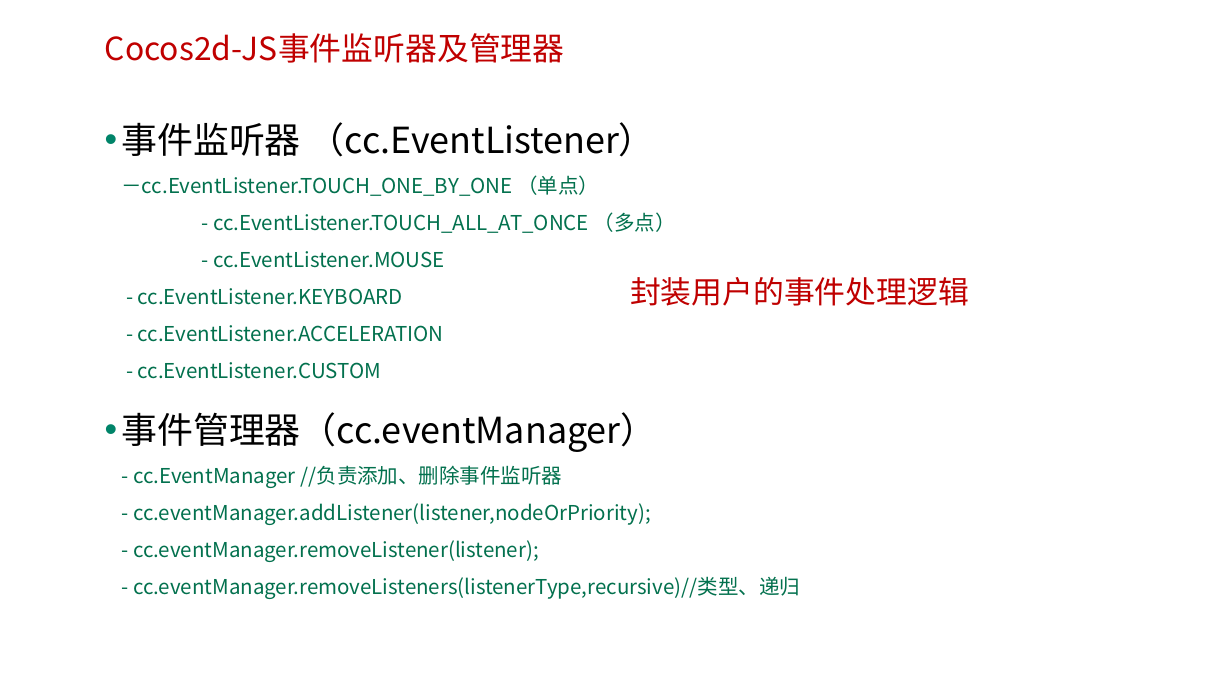
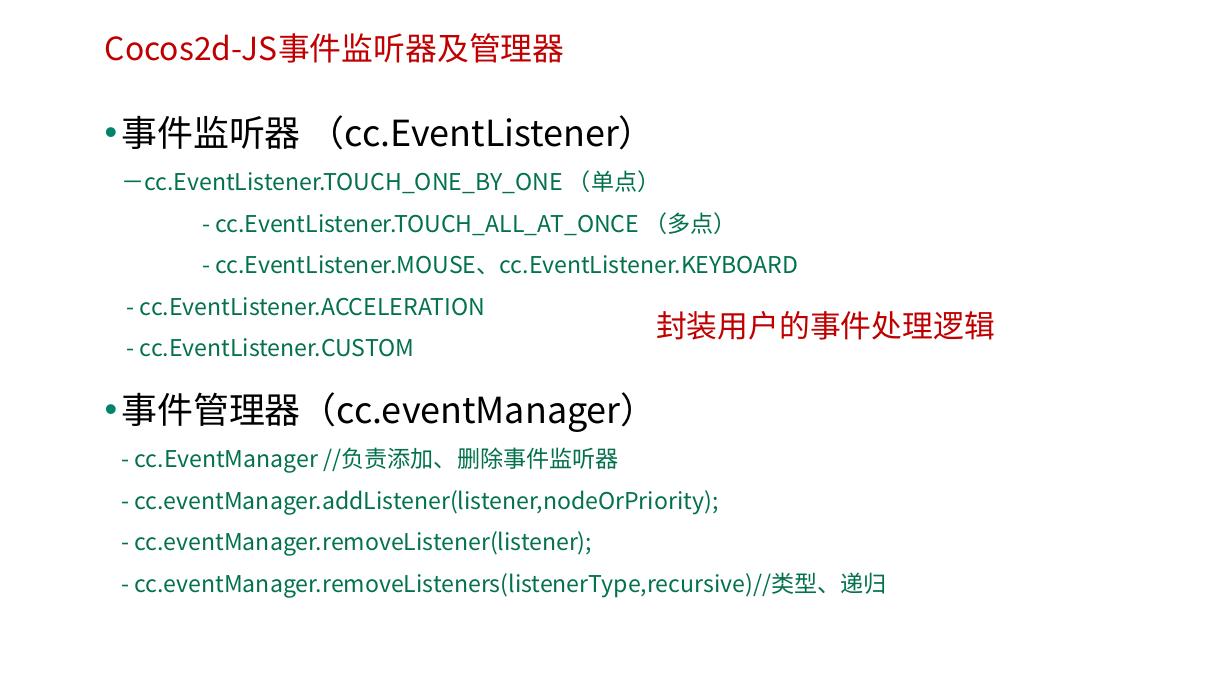
Before and after one commit to edu2act/course-H5-Animation-and-Game-Development, a slide deck: slide 3 of 课程PPT/（11）用户事件.ppt. Drawn at 1232x693 pixels with LibreOffice and Linux fonts; fonts in the diff are those of the drawing; background and template pictures are left out. Boxes give left, top, right and bottom in pixels: in the first picture for what was removed or moved away, otherwise in the second. Text is boxed around its words. In the diff, an @@ line names an element or a change of style, - is before the commit and + after.

```diff
--- a/课程PPT/（11）用户事件.ppt
+++ b/课程PPT/（11）用户事件.ppt
@@ text "事件监听器 （cc.EventListener） －cc.EventListener.TOUCH_ONE_BY_ONE  ...": place and size @@
-text "事件监听器 （cc.EventListener） －cc.EventListener.TOUCH_ONE_BY_ONE  ..." at <box>121,122,800,599</box>
+text "事件监听器 （cc.EventListener） －cc.EventListener.TOUCH_ONE_BY_ONE  ..." at <box>121,115,887,597</box>
@@ text at <box>121,115,798,357</box>: text changed; size 16 to 18 pt @@
-• 事件监听器 （cc.EventListener）
-  －cc.EventListener.TOUCH_ONE_BY_ONE （单点）
-  - cc.EventListener.TOUCH_ALL_AT_ONCE （多点）
-  - cc.EventListener.MOUSE
-  - cc.EventListener.KEYBOARD
-  - cc.EventListener.ACCELERATION
-  - cc.EventListener.CUSTOM
+• 事件监听器 （cc.EventListener）
+  －cc.EventListener.TOUCH_ONE_BY_ONE （单点）
+  - cc.EventListener.TOUCH_ALL_AT_ONCE （多点）
+  - cc.EventListener.MOUSE、cc.EventListener.KEYBOARD
+  - cc.EventListener.ACCELERATION
+  - cc.EventListener.CUSTOM
@@ text "封装用户的事件处理逻辑": place and size @@
-text "封装用户的事件处理逻辑" at <box>630,277,969,306</box>
+text "封装用户的事件处理逻辑" at <box>656,311,995,340</box>
@@ text at <box>121,392,887,597</box>: size 16 to 18 pt in "- cc.EventManager //负责添加、删除事件监听器 - cc.eventManager.addListen ..." @@
```
Also in this commit, not shown: 4 other slides changed, 3 other files.
